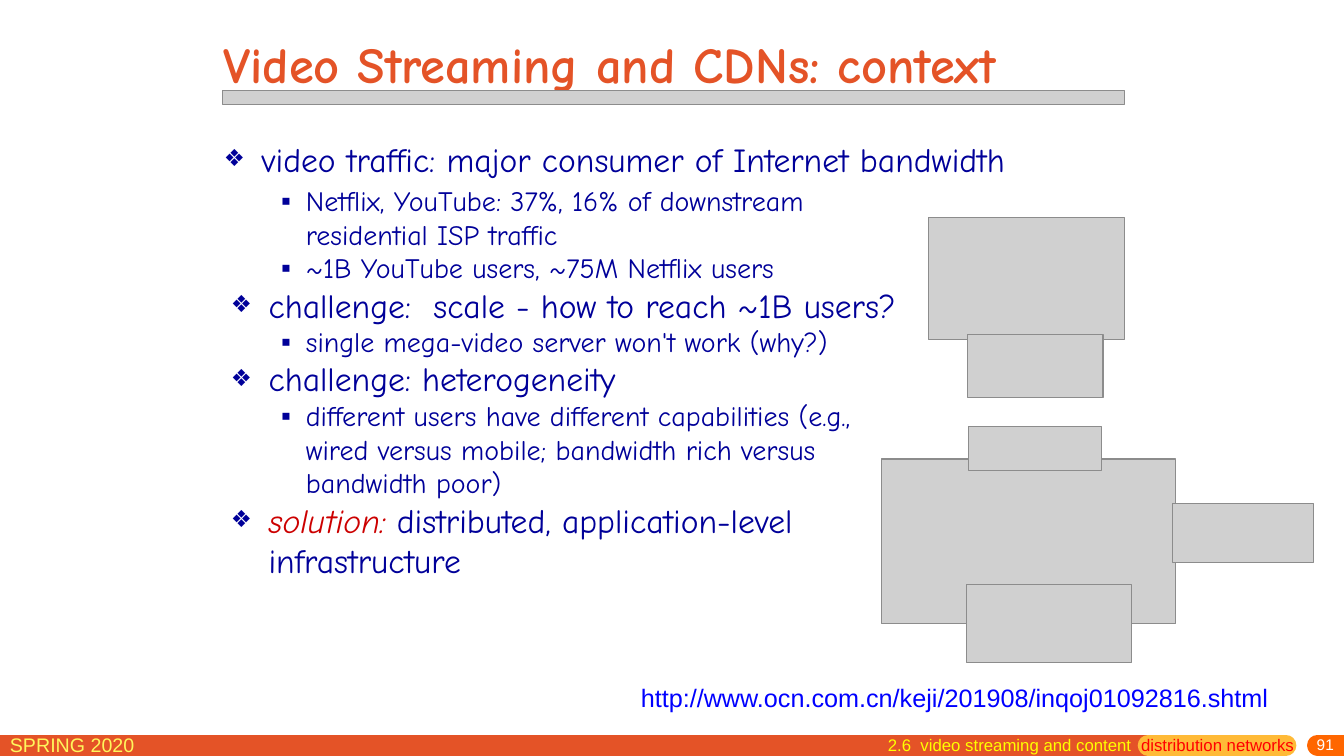
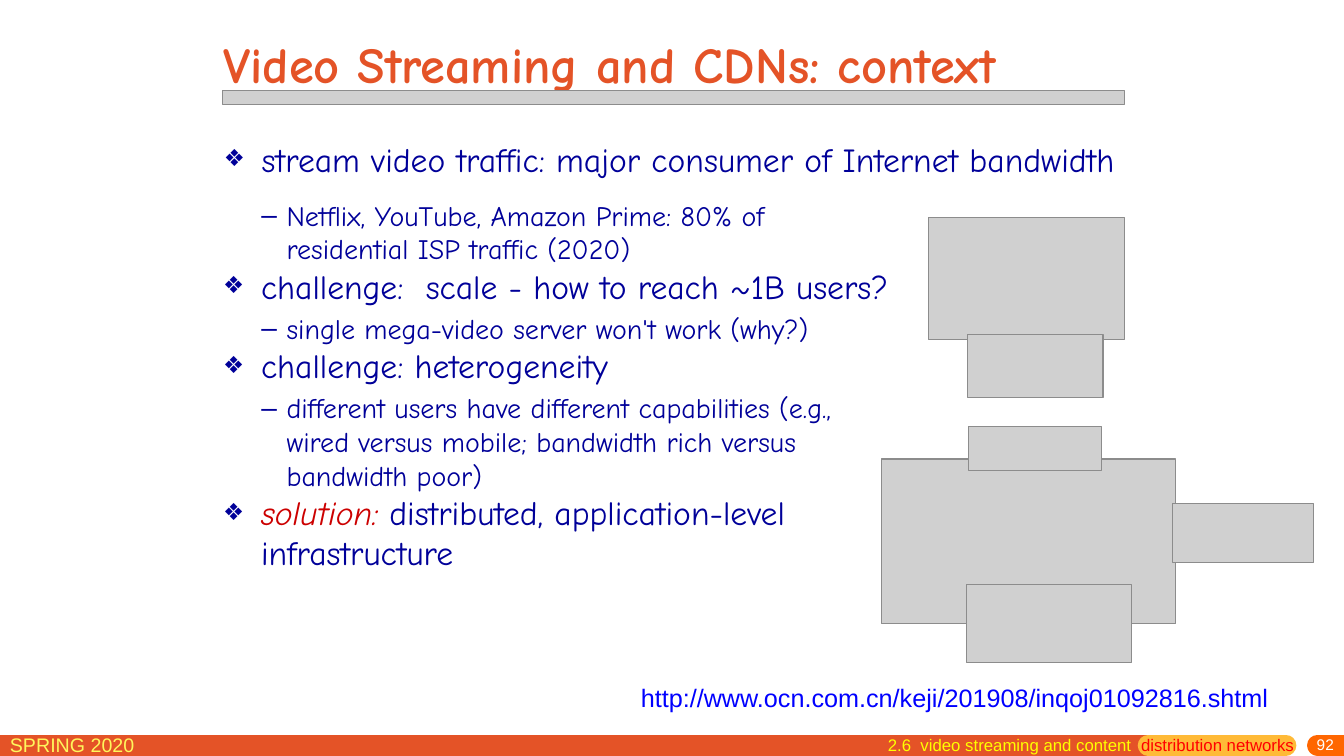
Before and after one commit to network-distributed/presentations, a slide deck: slide 92 of chapter2.pptx (slide 91 before the commit). Drawn at 1344x756 pixels with LibreOffice and Linux fonts; fonts in the diff are those of the drawing; grey boxes stand for pictures. Boxes give left, top, right and bottom in pixels: in the first picture for what was removed or moved away, otherwise in the second. Text is boxed around its words. In the diff, an @@ line names an element or a change of style, - is before the commit and + after.

```diff
--- a/chapter2.pptx
+++ b/chapter2.pptx
@@ text at [262,149,1114,178]: text changed @@
-❖ video traffic: major consumer of Internet bandwidth
+❖ stream video traffic: major consumer of Internet bandwidth
@@ text "Netflix, YouTube, Amazon Prime: 80% ...": place and size @@
-text "Netflix, YouTube, Amazon Prime: 80% ..." at [269,192,896,574]
+text "Netflix, YouTube, Amazon Prime: 80% ..." at [261,207,888,566]
@@ text at [287,207,765,262]: text changed @@
-  ▪ Netflix, YouTube: 37%, 16% of downstream residential ISP traffic
-  ▪ ~1B YouTube users, ~75M Netflix users
+  – Netflix, YouTube, Amazon Prime: 80% of residential ISP traffic (2020)
@@ text at [287,317,831,492]: bullet ▪ to –; more space between paragraphs @@
@@ page number at [1317,739,1334,750]: text changed @@
-91
+92
```
Also in this commit, not shown: 18 other slides changed, 1 slide added, 1 other file.
